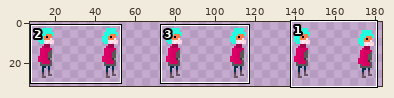
File history of a sprite sheet, assets/player_idle_right.png. The picture above shows the old version from afar; the outline marks the close-up.
Close-up. First the earlier version:
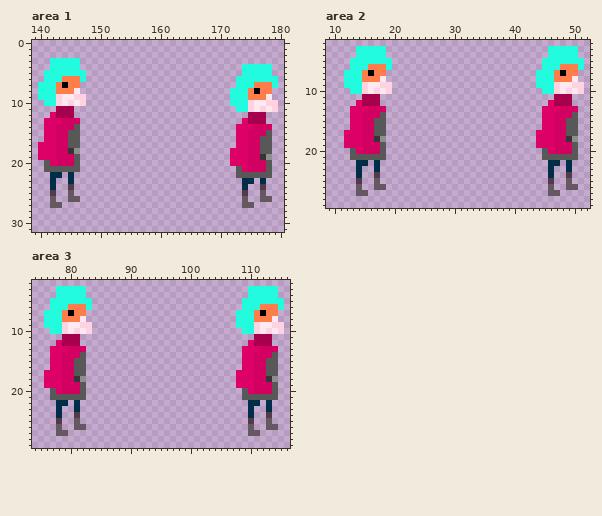
The file is 192x32 pixels. Shown: area 1: x 139..180, y 0..31; area 2: x 9..52, y 2..29; area 3: x 74..116, y 2..29. The old version is drawn lined up with the new one. The wide view leaves out empty margins.
After the commit:
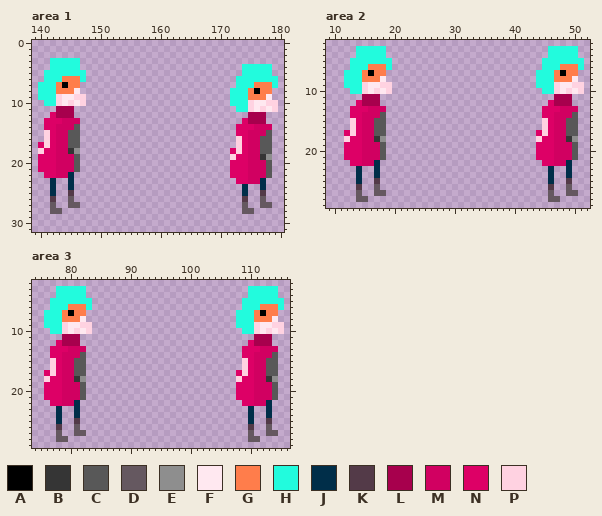
Palette (. is transparent): A #000000  B #353535  C #585858  D #655860  E #8e8e8e  F #ffe8f0  G #ff7d4b  H #22fbdd  J #002e49  K #533a48  L #a7004d  M #d10061  N #dd0066  P #ffd2e1
From old to new:
drawings rearranged on the sheet (the old picture shows each at its new place)
Changed rows in their new state; - is an unchanged pixel.
Area 1:
first column x 140:
15 -P-------------------------------------
16 -P-------------------------------P-----
17 -P-------------------------------P-----
18 P--------------------------------P-----
19 --------------------------------P------
20 NN-------------------------------------
21 NNNMMM--------------------------NN-----
22 -NNMM---------------------------NNNMMM-
23 ---------------------------------NNMM--
24 -----J-------------------------------J-
25 --J--K----------------------------J--K-
26 --K---.---------------------------K---.
27 ---.-DD----------------------------.-DD
28 --DD------------------------------DD---
Area 2:
first column x 12:
15 -P-------------------------------P-----
16 -P-------------------------------P-----
17 -P-------------------------------P-----
18 P-------------------------------P------
20 NN------------------------------NN-----
21 NNNMMM--------------------------NNNMMM-
22 -NNMM----------------------------NNMM--
24 -----J-------------------------------J-
25 --J--K----------------------------J--K-
26 --K---.---------------------------K---.
27 ---.-DD----------------------------.-DD
28 --DD------------------------------DD---
Area 3:
first column x 76:
15 -P-------------------------------P-----
16 -P-------------------------------P-----
17 -P-------------------------------P-----
18 P-------------------------------P------
20 NN------------------------------NN-----
21 NNNMMM--------------------------NNNMMM-
22 -NNMM----------------------------NNMM--
24 -----J-------------------------------J-
25 --J--K----------------------------J--K-
26 --K---.---------------------------K---.
27 ---.-DD----------------------------.-DD
28 --DD------------------------------DD---
